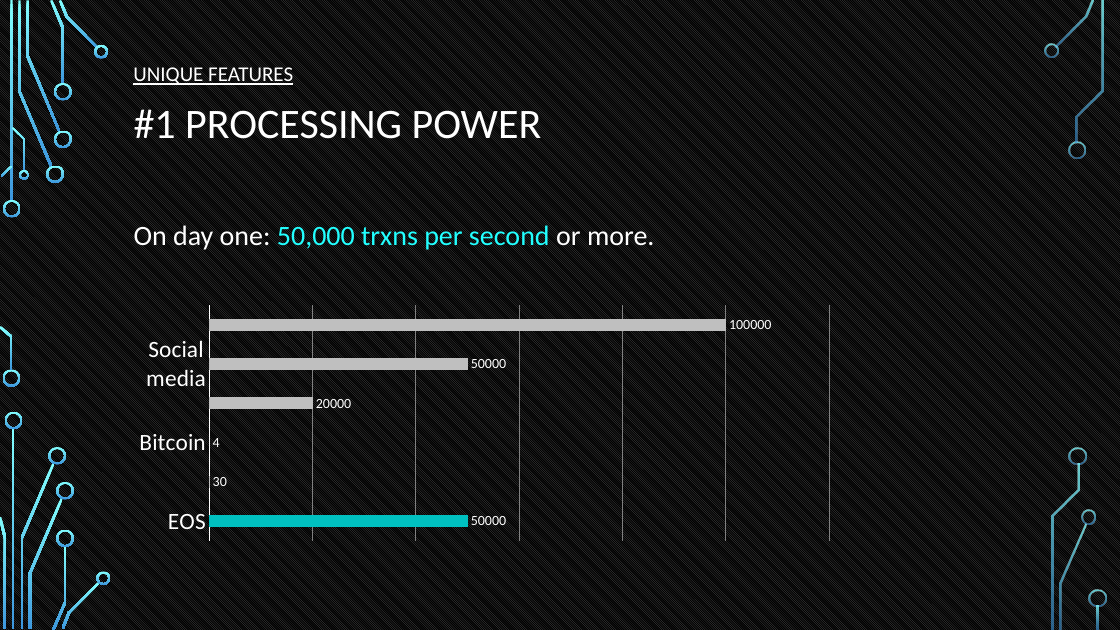
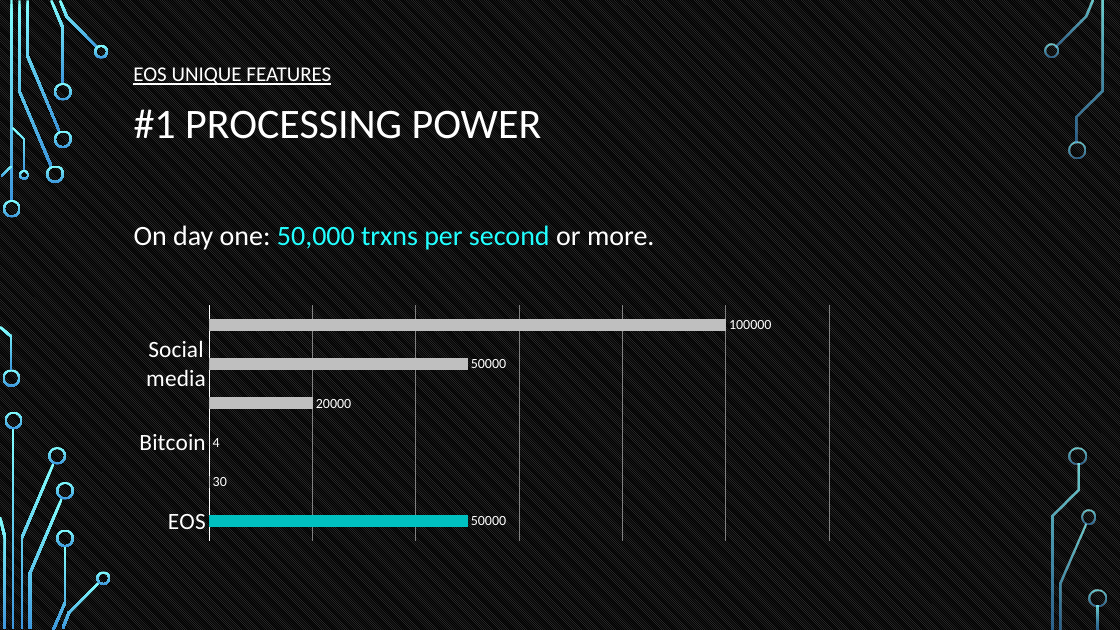
Before and after one commit to tokenika/tokenika.github.io, a slide deck: slide 29 of WarsawBlock(3).pptx. Drawn at 1120x630 pixels with LibreOffice and Linux fonts; fonts in the diff are those of the drawing; background and template pictures are left out. Boxes give left, top, right and bottom in pixels: in the first picture for what was removed or moved away, otherwise in the second. Text is boxed around its words. In the diff, an @@ line names an element or a change of style, - is before the commit and + after.

Commit message:
unique

```diff
--- a/WarsawBlock(3).pptx
+++ b/WarsawBlock(3).pptx
@@ text at box(133, 67, 331, 85): text changed @@
-UNIQUE FEATURES
+EOS UNIQUE FEATURES
```
Also in this commit, not shown: 9 other slides changed, 2 other files.
